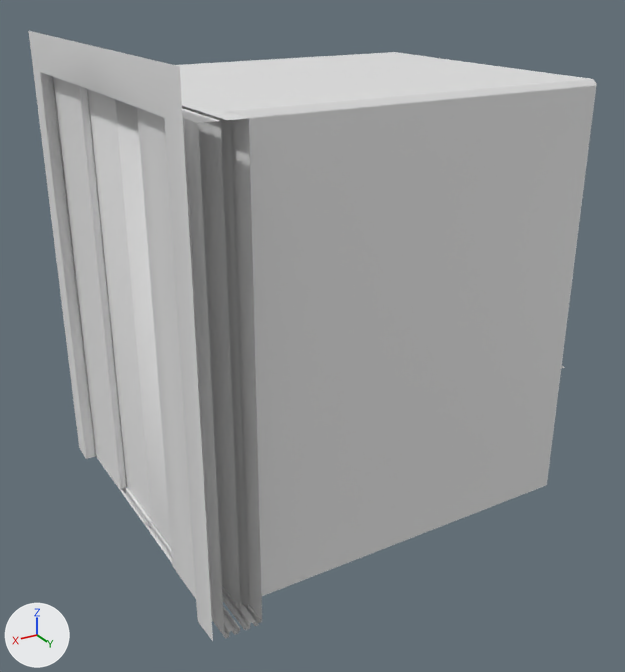
The glTF model assets/elevator.glb, before and after one commit.
Both versions are drawn from a camera (50 mm lens) standing at (1.35, 3.86, 2.82) and looking at (-0.91, 0.1, 0.94). The lights are fixed; the arrows at lower left show +X, +Y and +Z. Where no turn or scale is listed for an object, it has been applied to the vertices. Vertices at the same position are counted once.

Objects in the first picture: 'CabineDoor2.R', 'Plane', 'cabine', 'cabineDoor1.R', 'door1.L', 'door1.R', 'door2.L.001', 'frame'.
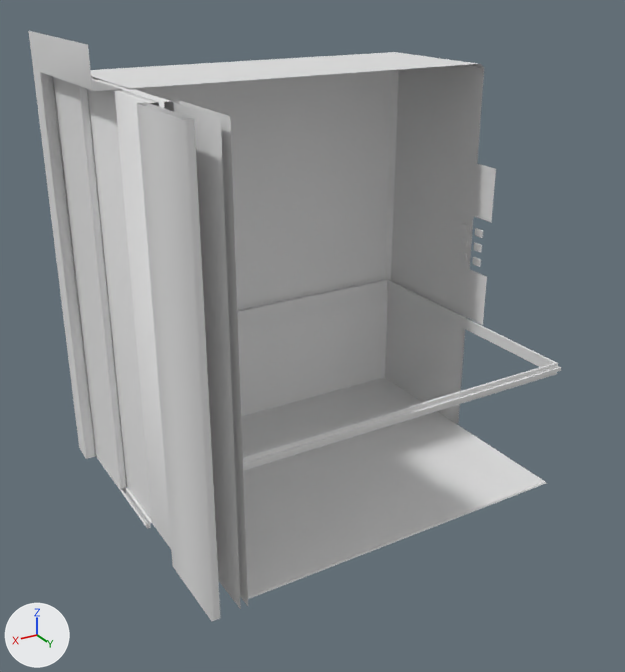
Location of each change, [x1, y1, x2, y2] in pixels of the pictures (625 x 672 px):
'cabine', reshaped: before [176, 52, 597, 623]; after [91, 52, 484, 424]
'frame', reshaped (52% narrower, 30% shorter): before [28, 31, 225, 641]; after [28, 31, 123, 459]
'Plane', reshaped: before [95, 454, 240, 639]; after [95, 454, 152, 529]
part 1 of me_plane, deleted: before [88, 45, 225, 641]
part 2 of me_plane_005, deleted: before [144, 523, 240, 639]
part 3 of me_plane_007, deleted: before [181, 64, 597, 623]
'alfombra', unchanged, uncovered by the edit: after [241, 377, 546, 599]
'varanda', unchanged, uncovered by the edit: after [237, 279, 561, 471]
'Plane.001', unchanged, uncovered by the edit: after [449, 159, 496, 325]

The change in detail:
me_plane is used by ob_frame; location (0.0, 0.0, 1.292).
me_plane had 37 vertices, 44 faces and spanned x 0.01..0.16, y -1.0..1.0, z -1.29..1.21.
me_plane now has 21 vertices, 22 faces and spans x 0.01..0.16, y -1.0..0.0, z -1.29..1.21.
Part 1, on me_plane:
16 vertices are removed from x 0.01..0.16, y 0.0..1.0, z -1.29..1.21.
22 faces are deleted.
me_plane_005 has 44 vertices, 40 faces and spans x -0.11..-0.03, y -0.99..0.99, z 0.98..1.01.
me_plane_005 is used by ob_plane; location (0.125, -0.009, -1.01).
me_plane_005 part 2: the loose piece of 22 vertices spanning x -0.11..-0.03, y -0.01..0.99, z 0.98..1.01 is deleted.
me_plane_007 is used by ob_cabine; location (0.0, 0.0, 1.292).
me_plane_007 had 91 vertices, 146 faces and spanned x -2.1..-0.01, y -1.0..1.0, z -1.36..1.01.
me_plane_007 now has 52 vertices, 73 faces and spans x -2.1..-0.01, y -1.0..0.0, z -1.36..1.01.
Part 3, on me_plane_007:
39 vertices are removed from x -2.1..-0.01, y 0.0..1.0, z -1.36..1.01.
73 faces are deleted.
